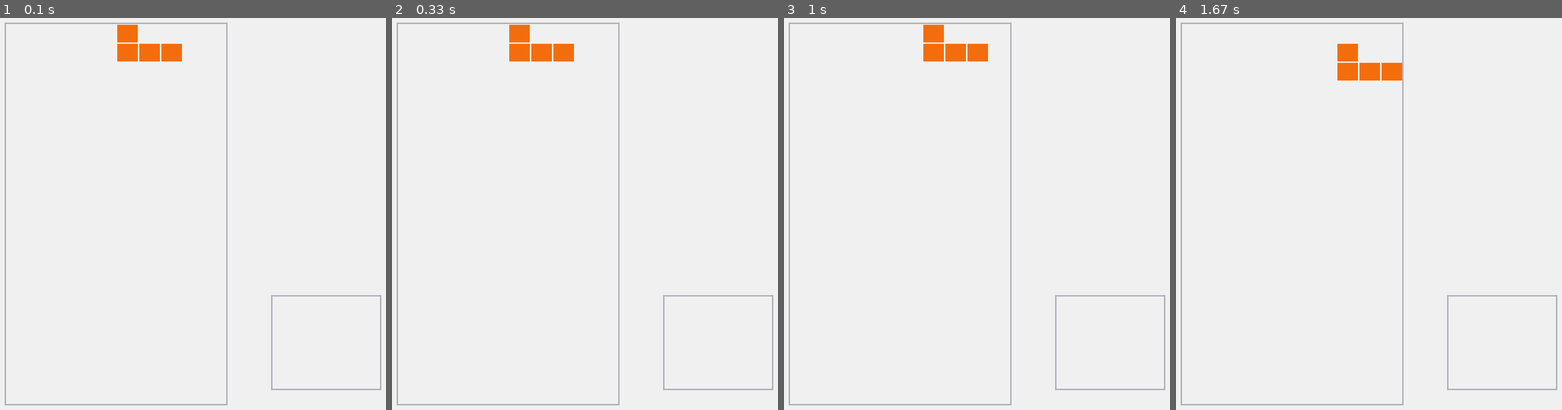
Above: before the commit, frames 1-4 (left to right).
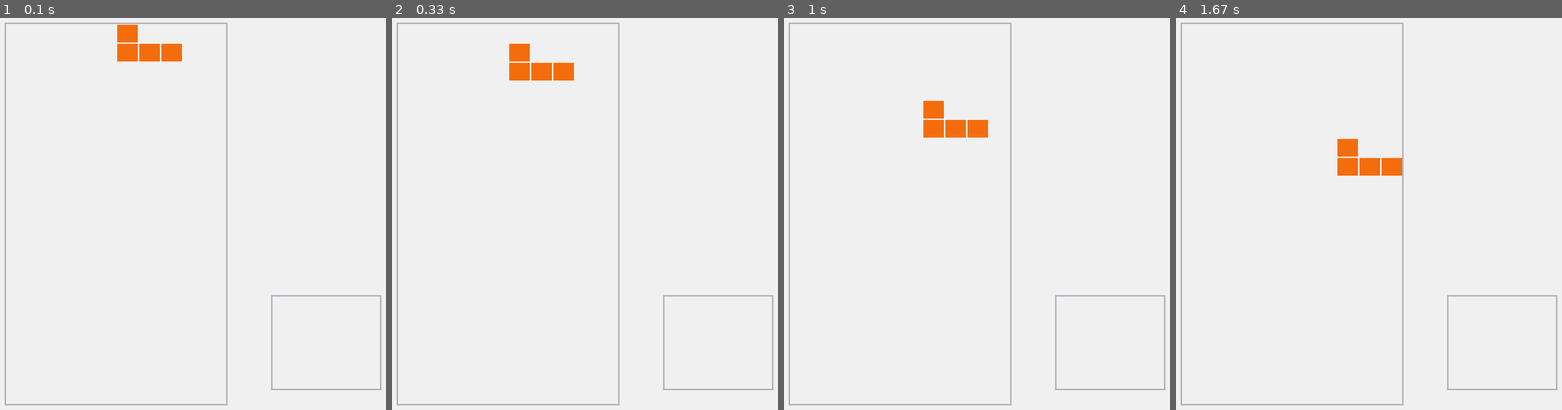
Above: after the commit, the same moments.

Repository: sampullman/pygame-tetris
Game: pygame game, started from tetris.py
Two runs of this game, one before a commit and one after it. Both use one fixed random seed, a clock stepped at 60 frames per second and the inputs below. The source is Python 2; it was converted automatically to run under Python 3.
Inputs:
- Up to frame 1 (0.1 s): no input
- Up to frame 2 (0.33 s): no input
- Up to frame 3 (1 s): hold Right 0.33-0.8 s
- Up to frame 4 (1.67 s): hold Right 1.17-1.63 s

Frame 1 is identical in both runs. In frame 2, 1.6% of the frame differs, in the area x 30-48%, y 1-17%; in frame 3, 2.1%, in the area x 36-53%, y 1-31%; in frame 4, 2.1%.

Commit message:
dont remember

Diff:
--- a/constants.py
+++ b/constants.py
@@ -3,7 +3,7 @@
 main_dir = os.path.split(os.path.abspath(__file__))[0]  # Program's diretory
 
 FPS = 25
-INITIAL_SPEED = 1000
+INITIAL_SPEED = 200
 SCREEN_WIDTH = 640
 SCREEN_HEIGHT = 600
 WORLD_WIDTH = 22
--- a/world.py
+++ b/world.py
@@ -14,7 +14,7 @@
         self.next_block = generate(int(PREVIEW_WIDTH/2), 0)
         self.preview_rect = (PREVIEW_OFFSET_X*CELL_WIDTH, PREVIEW_OFFSET_X*CELL_WIDTH,
                              CELL_WIDTH*PREVIEW_WIDTH, CELL_HEIGHT*PREVIEW_HEIGHT)
-        self.keys = { K_LEFT: False, K_RIGHT: False, K_DOWN: False }
+        self.keys = { K_LEFT: False, K_RIGHT: False, K_DOWN: False, K_UP: False }
 
     def clear(self, screen):
         screen.fill(BG_COLOR, self.preview_rect)
@@ -40,8 +40,11 @@
             self.player_block.move(RIGHT)
         elif keystate[K_LEFT] and not self.keys[K_LEFT]:
             self.player_block.move(LEFT)
+        elif keystate[K_UP] and not self.keys[K_UP]:
+            self.player_block.rotate(ROT_RIGHT)
         self.keys[K_RIGHT] = keystate[K_RIGHT]
         self.keys[K_LEFT] = keystate[K_LEFT]
+        self.keys[K_UP] = keystate[K_UP]
 
 class Cell:
     def __init__(self, x, y):
@@ -72,6 +75,7 @@
             pos[1] += CELL_HEIGHT
 
     def overlaps(self, block):
+        print block.lowest(), BOARD_HEIGHT
         if block.lowest() >= BOARD_HEIGHT:
             return True
         top_layer = self.top_layer()
@@ -86,7 +90,8 @@
         for i in range(len(block.cells)):
             for j in range(len(block.cells[0])):
                 if block.cells[i][j] == 1:
-                    self.board[block.topLeft[0]+i][block.topLeft[1]+j] = block.color
+                    print block.topLeft[1]+i, block.topLeft[0]+j
+                    self.board[block.topLeft[1]+i][block.topLeft[0]+j] = block.color
 
     def update(self):
         pass
Not shown, changed: constants.pyc
Not shown, changed: world.pyc
